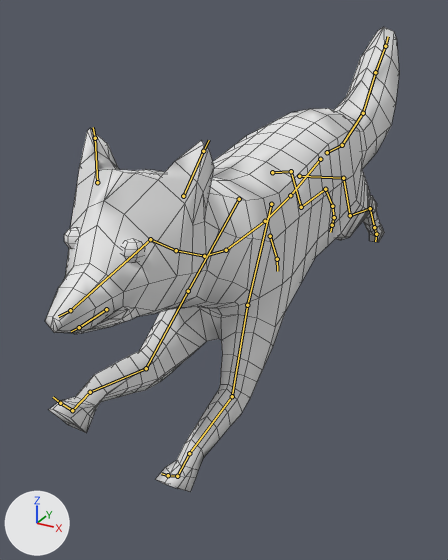
Renders of the Blender file rigs/fox/animation-fox-run.blend from each side of a commit.
The view is the same before and after, from a 50 mm lens placed at (1.22, -2.61, 2.14), pointed at (-0.24, 0.06, 0.8). Every picture has the same lights, and +X, +Y and +Z are marked at lower left. The first picture is the older version. Both versions are drawn at frame 1 of the action 'Run'; the numbers are the values there. The bones that change, and the others that lie on the model, are drawn over the model as lines. Mesh edges are drawn as thin lines.

Names of what the first picture shows: 'Fox-Mesh.001'.
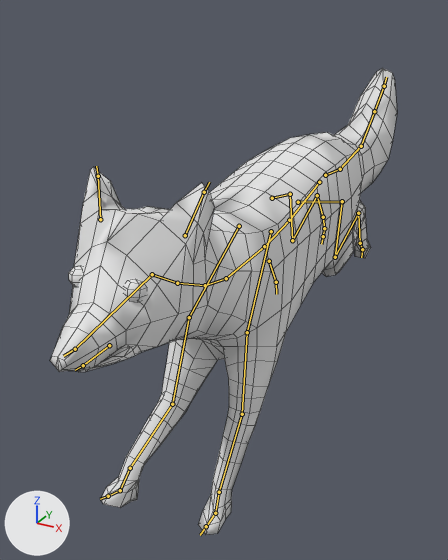
Commit message: Fix looping animations by moving start to 0

Pixel boxes [x1, y1, x2, y2] of what changed, in the pictures (448 x 560 px):
'Fox-Mesh.001', posed: before [45, 27, 399, 492]; after [50, 68, 397, 535]

What the commit changed:
Bone 'DRV_Back_Leg_Ankle_L.002' (bone_drv_back_leg_ankle_l_002) moves from (0.0, 0.735, 0.61) to (0.0, 0.408, 0.603).
Bone 'DRV_Front_Leg_Lower_L.002' (bone_drv_front_leg_lower_l_002) moves from (0.0, -0.555, 0.397) to (0.0, -0.315, -0.001).
Bone 'DRV_Front_Leg_Lower_L.002' (bone_drv_front_leg_lower_l_002) turns from (-45, 0, 0) to (-1, 0, 0) degrees about its own x, y and z.
Bone 'DRV_Back_Leg_Ankle_R.002' (bone_drv_back_leg_ankle_r_002) moves from (0.0, 0.761, 0.711) to (0.0, 0.577, 0.681).
Bone 'DRV_Front_Leg_Lower_R.002' (bone_drv_front_leg_lower_r_002) moves from (0.0, -0.748, 0.711) to (0.0, -0.56, 0.204).
Bone 'DRV_Front_Leg_Lower_R.002' (bone_drv_front_leg_lower_r_002) turns from (-57, 0, 0) to (-28, 0, 0) degrees about its own x, y and z.
Bone 'CTRL_Hips' (bone_ctrl_hips) moves from (0.0, -0.229, -0.192) to (0.0, -0.126, -0.106).
Bone 'DRV_Tail_Base.001' (bone_drv_tail_base_001) turns from (-10, 0, 0) to (-13, 0, 0) degrees about its own x, y and z.
Bone 'DRV_Tail_Mid.002' (bone_drv_tail_mid_002) turns from (22, 0, 0) to (15, 0, 0) degrees about its own x, y and z.
Bone 'DRV_Tail_End.001' (bone_drv_tail_end_001) turns from (-7, 0, 0) to (0, 0, 0) degrees about its own x, y and z.
